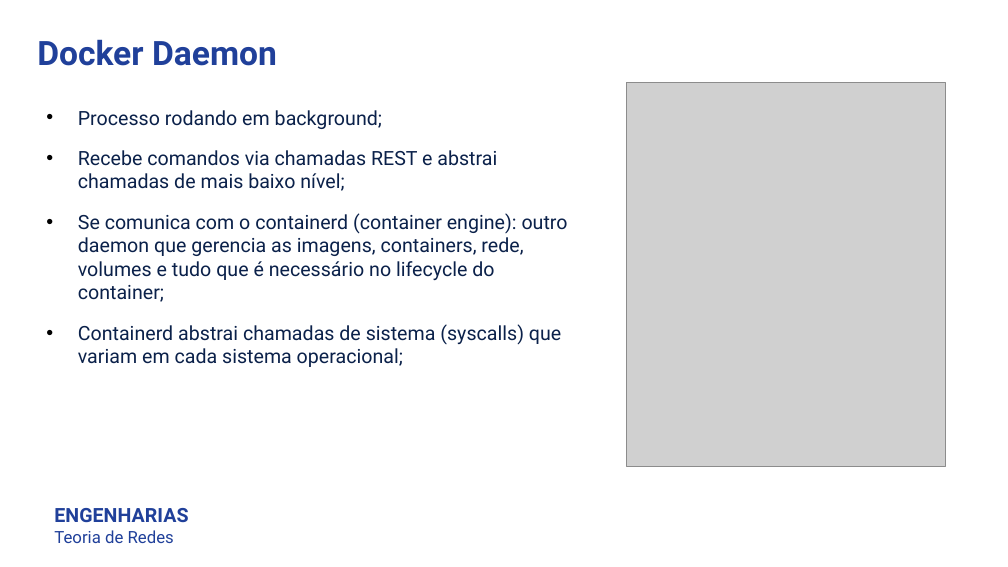
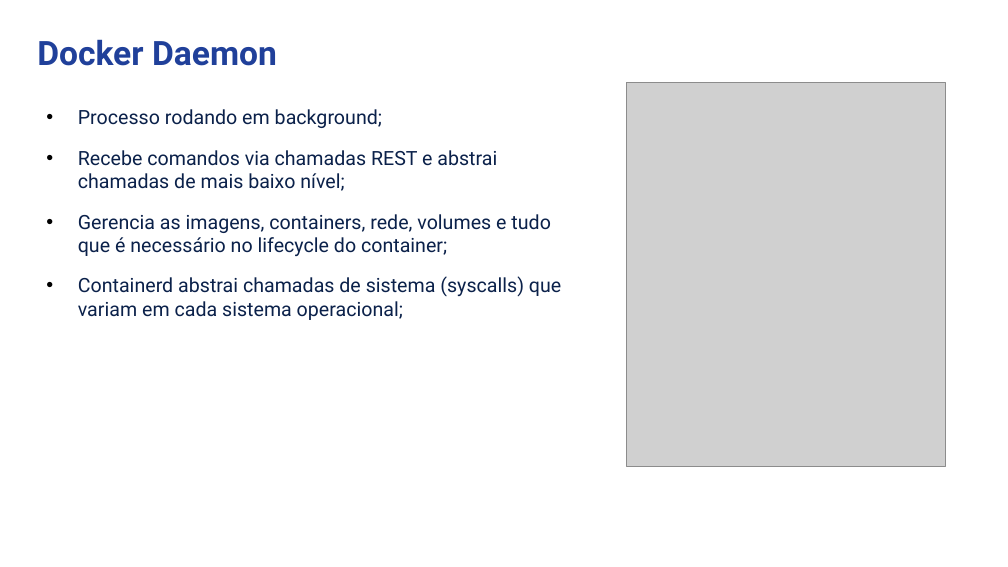
Before and after one commit to luisfelipe998/docker-kubernetes-arq-com-2, a slide deck: slide 17 of FelipeDrumm_FernandoCipriano_LuisFelipeBorsoi_GB.pptx. Drawn at 1008x567 pixels with LibreOffice and Linux fonts; fonts in the diff are those of the drawing; grey boxes stand for pictures. Boxes give left, top, right and bottom in pixels: in the first picture for what was removed or moved away, otherwise in the second. Text is boxed around its words. In the diff, an @@ line names an element or a change of style, - is before the commit and + after.

```diff
--- a/FelipeDrumm_FernandoCipriano_LuisFelipeBorsoi_GB.pptx
+++ b/FelipeDrumm_FernandoCipriano_LuisFelipeBorsoi_GB.pptx
@@ text at box(78, 214, 550, 256): text changed @@
-• Se comunica com o containerd (container engine): outro daemon que gerencia as imagens, containers, rede, volumes e tudo que é necessário no lifecycle do container;
+• Gerencia as imagens, containers, rede, volumes e tudo que é necessário no lifecycle do container;
@@ text removed at box(54, 508, 188, 543) @@
-ENGENHARIAS
-Teoria de Redes
```
Also in this commit, not shown: 25 other slides changed, 5 slides added, 4 slides removed.
